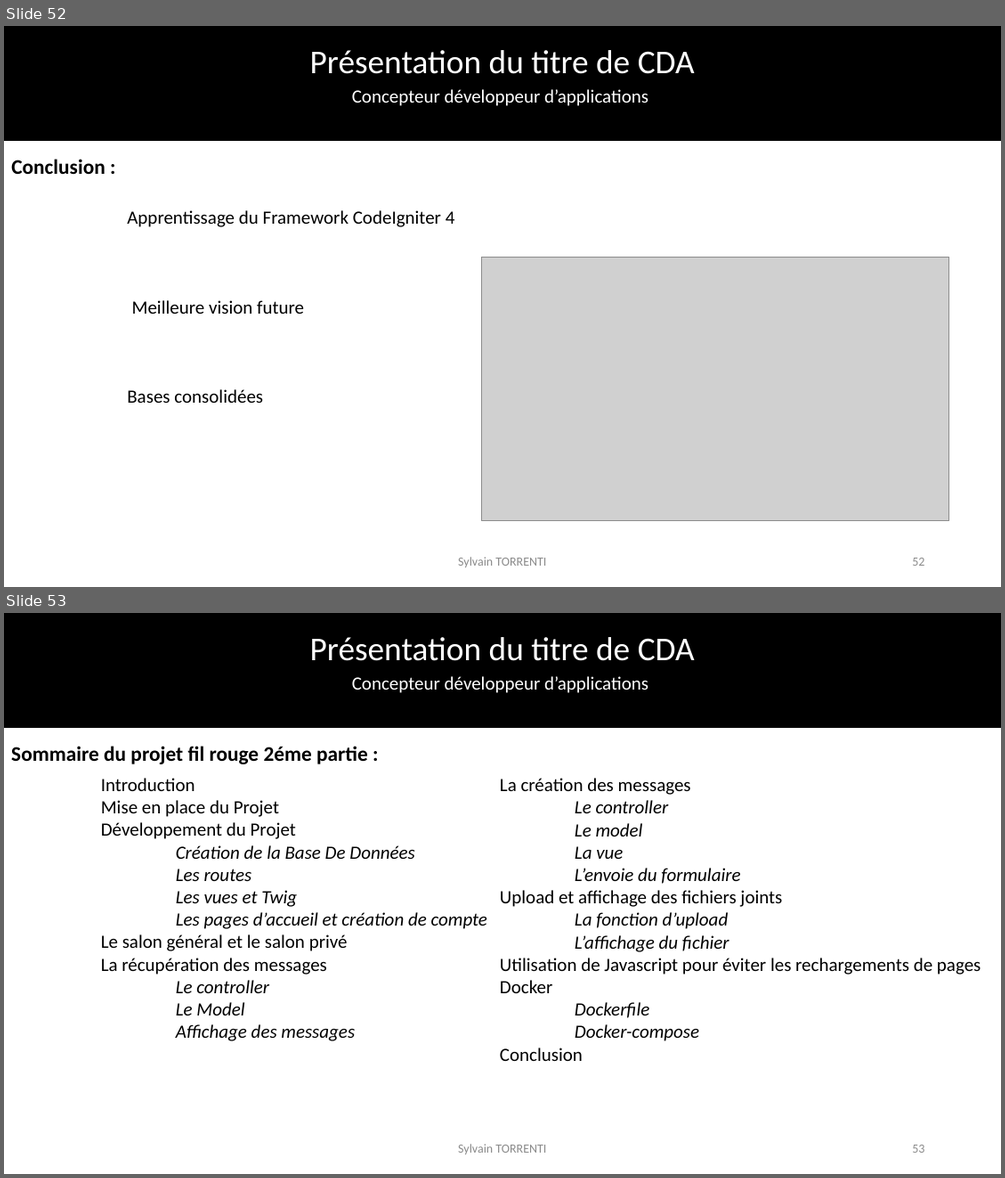
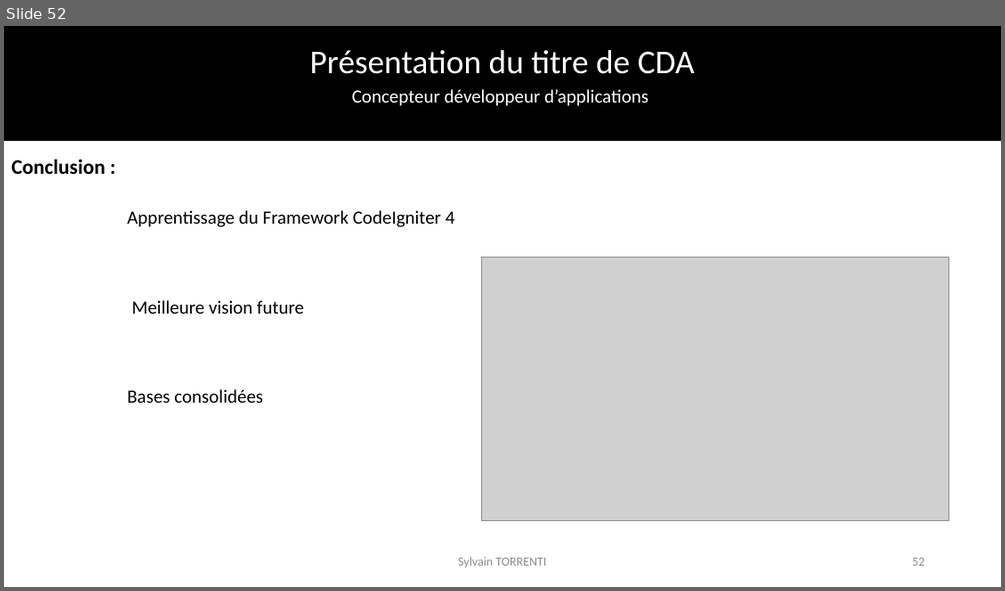
Before and after one commit to SylvainTorrenti/PERSO-Dossier-Projet, a slide deck: Presentation examen final.pptx. Shown one above the other, each under a label of ours: slides 52 and 53 before the commit, slide 52 after it. The pictures are 1005x1178 and 1005x591 pixels, drawn with LibreOffice and Linux fonts; fonts in the diff are those of the drawing; grey boxes stand for pictures; background and template pictures are left out. Boxes give left, top, right and bottom in pixels: in the first picture for what was removed or moved away, otherwise in the second. Text is boxed around its words. In the diff, an @@ line names an element or a change of style, - is before the commit and + after.

```diff
--- a/Presentation examen final.pptx
+++ b/Presentation examen final.pptx
@@ slide 53 removed at <box>4,613,1001,1174</box>, background #FFFFFF; not listed: 3 template elements that a slide beside it also shows @@
@@ text removed at <box>11,746,368,764</box> @@
-Sommaire du projet fil rouge 2éme partie :
@@ text removed at <box>101,778,487,1041</box> @@
-Introduction
-Mise en place du Projet
-Développement du Projet
-Création de la Base De Données
-Les routes
-Les vues et Twig
-Les pages d’accueil et création de compte
-Le salon général et le salon privé
-La récupération des messages
-Le controller
-Le Model
-Affichage des messages
@@ text removed at <box>500,778,980,1061</box> @@
-La création des messages
-Le controller
-Le model
-La vue
-L’envoie du formulaire
-Upload et affichage des fichiers joints
-La fonction d’upload
-L’affichage du fichier
-Utilisation de Javascript pour éviter les rechargements de pages
-Docker
-Dockerfile
-Docker-compose
-Conclusion
@@ text removed at <box>458,1143,546,1154</box> @@
-Sylvain TORRENTI
@@ page number removed at <box>912,1144,924,1152</box> @@
-53
```
Also in this commit, not shown: 34 slides changed, 36 slides added, 6 other files.
